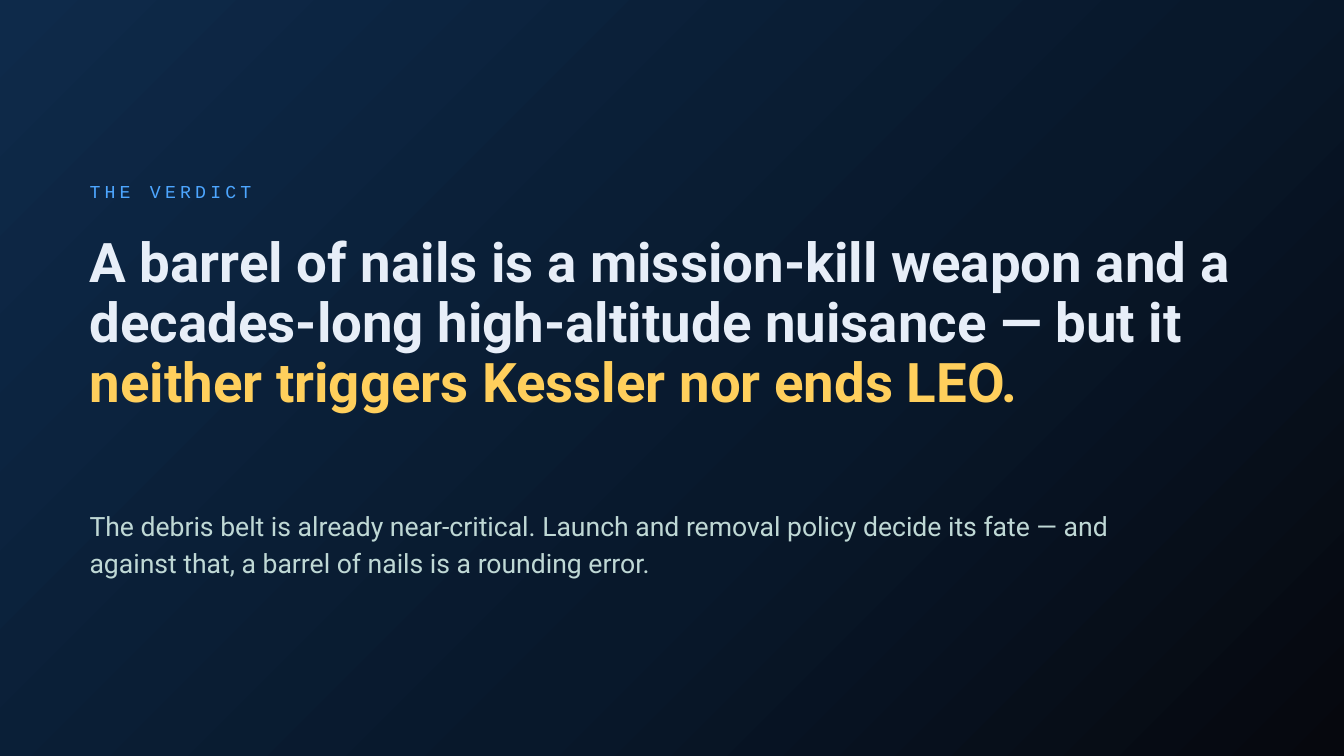
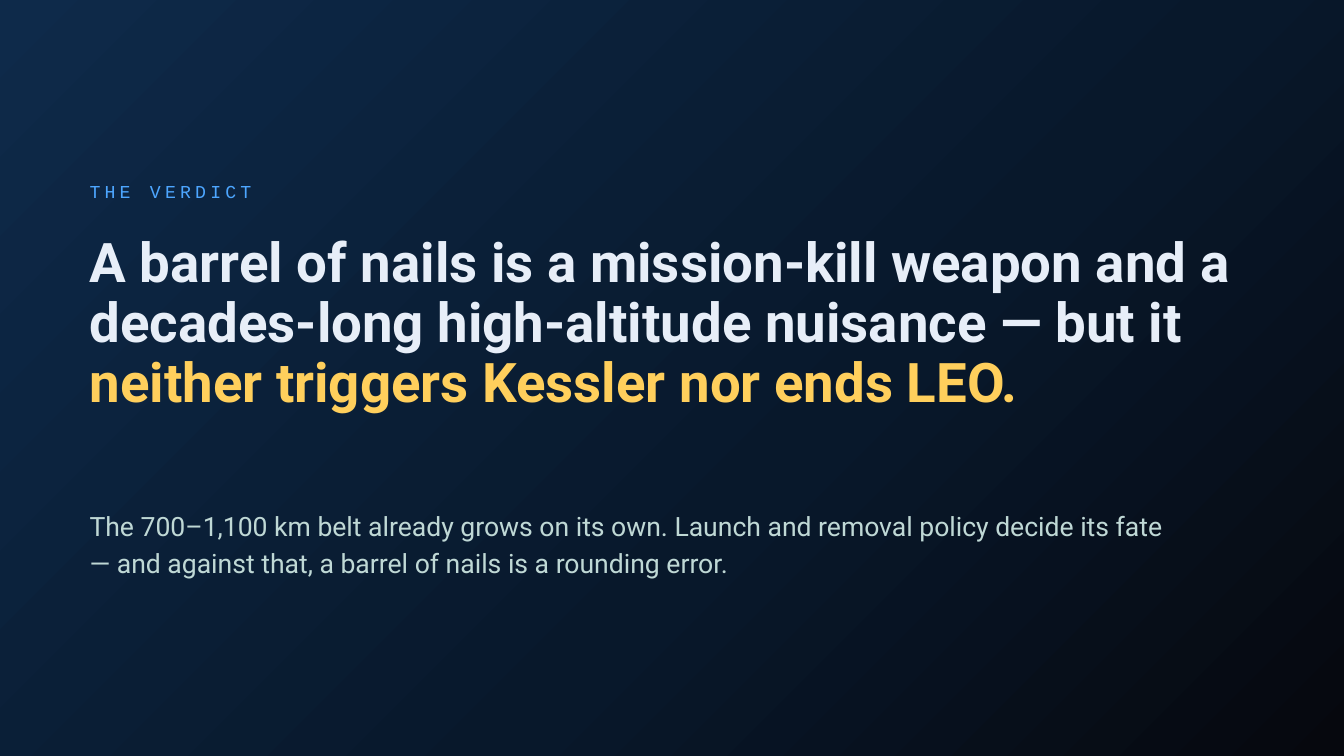
Before and after one commit to TimKadyrov/DebrisCascade, a slide deck: slide 21 of Barrel of Nails — Kessler Study.pptx. Drawn at 1344x756 pixels with LibreOffice and Linux fonts; fonts in the diff are those of the drawing. Boxes give left, top, right and bottom in pixels: in the first picture for what was removed or moved away, otherwise in the second. Text is boxed around its words. In the diff, an @@ line names an element or a change of style, - is before the commit and + after.

```diff
--- a/Barrel of Nails — Kessler Study.pptx
+++ b/Barrel of Nails — Kessler Study.pptx
@@ text at (x1=90, y1=516, x2=1162, y2=579): text changed @@
-The debris belt is already near-critical. Launch and removal policy decide its fate — and against that, a barrel of nails is a rounding error.
+The 700–1,100 km belt already grows on its own. Launch and removal policy decide its fate — and against that, a barrel of nails is a rounding error.
```
Also in this commit, not shown: 13 other slides changed, 11 other files.
